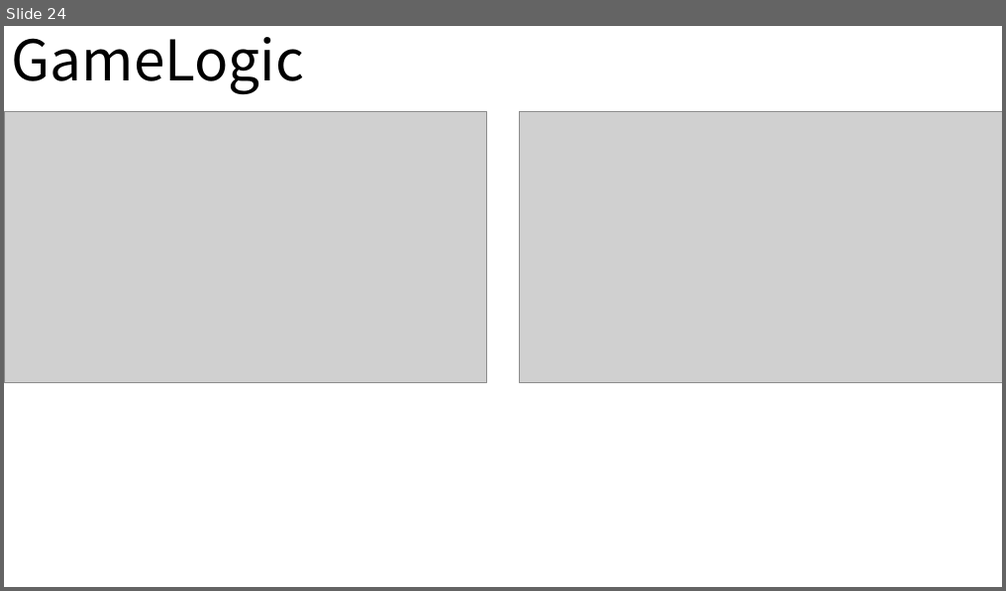
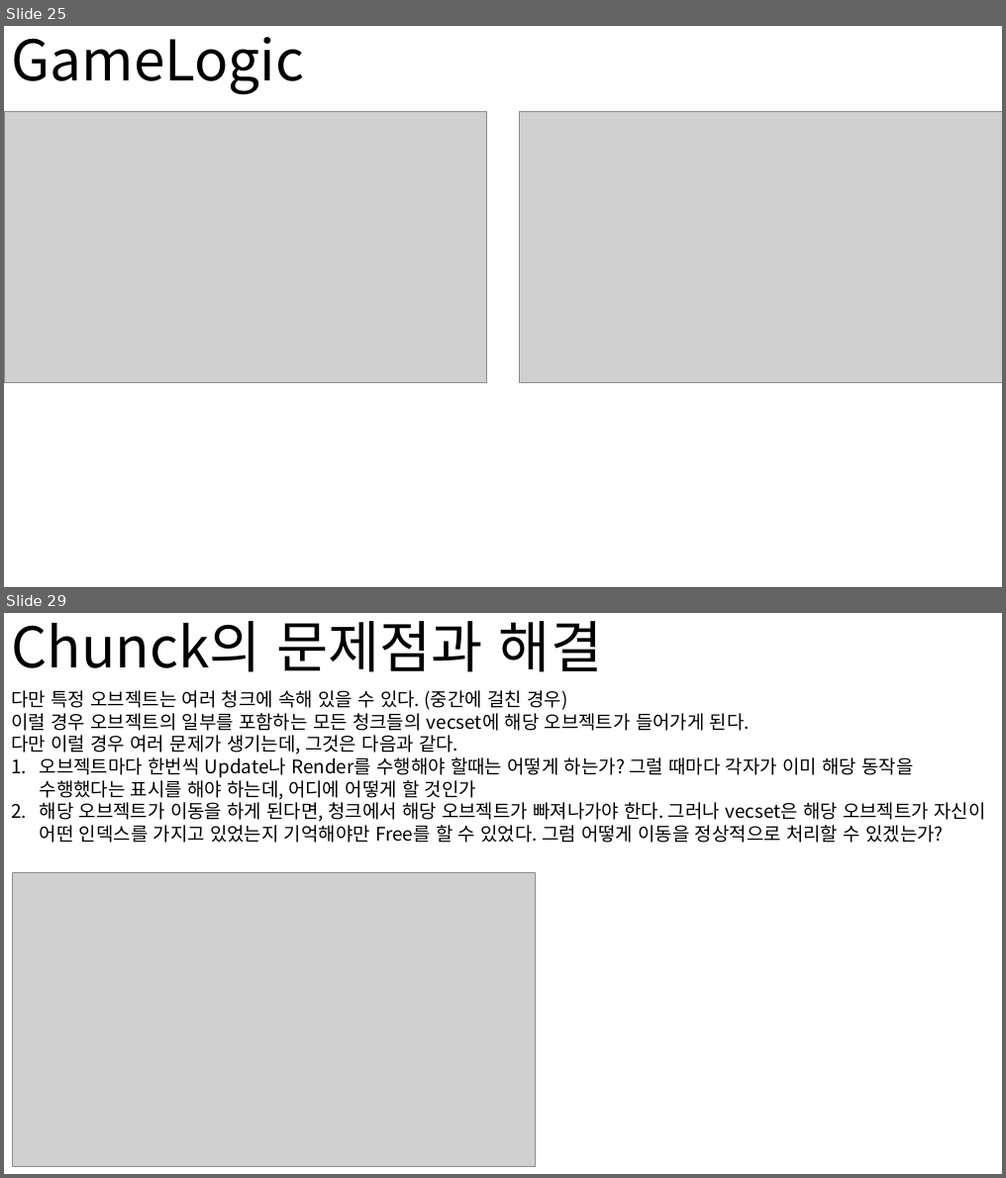
Before and after one commit to nohc2001/PulseCity, a slide deck: Conference/GraphicsStudy/GraphicsHighLevelDesign.pptx. Shown one above the other, each under a label of ours: slide 24 before the commit, slides 25 and 29 after it; the slides between them are not shown. The pictures are 1006x591 and 1006x1178 pixels, drawn with LibreOffice and Linux fonts; fonts in the diff are those of the drawing; grey boxes stand for pictures. Boxes give left, top, right and bottom in pixels: in the first picture for what was removed or moved away, otherwise in the second. Text is boxed around its words. In the diff, an @@ line names an element or a change of style, - is before the commit and + after.

```diff
--- a/Conference/GraphicsStudy/GraphicsHighLevelDesign.pptx
+++ b/Conference/GraphicsStudy/GraphicsHighLevelDesign.pptx
@@ slide 29 added at bbox=[4, 613, 1002, 1174], background #FFFFFF @@
@@ title added at bbox=[12, 621, 602, 672], 54 pt, text #000000 @@
+Chunck의 문제점과 해결
@@ text added at bbox=[11, 690, 985, 843], 18 pt, text #000000 @@
+다만 특정 오브젝트는 여러 청크에 속해 있을 수 있다. (중간에 걸친 경우)
+이럴 경우 오브젝트의 일부를 포함하는 모든 청크들의 vecset에 해당 오브젝트가 들어가게 된다.
+다만 이럴 경우 여러 문제가 생기는데, 그것은 다음과 같다.
+1. 오브젝트마다 한번씩 Update나 Render를 수행해야 할때는 어떻게 하는가? 그럴 때마다 각자가 이미 해당 동작을 수행했다는 표시를 해야 하는데, 어디에 어떻게 할 것인가
+2. 해당 오브젝트가 이동을 하게 된다면, 청크에서 해당 오브젝트가 빠져나가야 한다. 그러나 vecset은 해당 오브젝트가 자신이 어떤 인덱스를 가지고 있었는지 기억해야만 Free를 할 수 있었다. 그럼 어떻게 이동을 정상적으로 처리할 수 있겠는가?
@@ picture added at bbox=[12, 872, 535, 1167] @@
@@ what was slide 24 is now slide 25 @@
```
Also in this commit, not shown: 6 slides changed, 7 other slides added, 4 slides removed, 14 other files.
